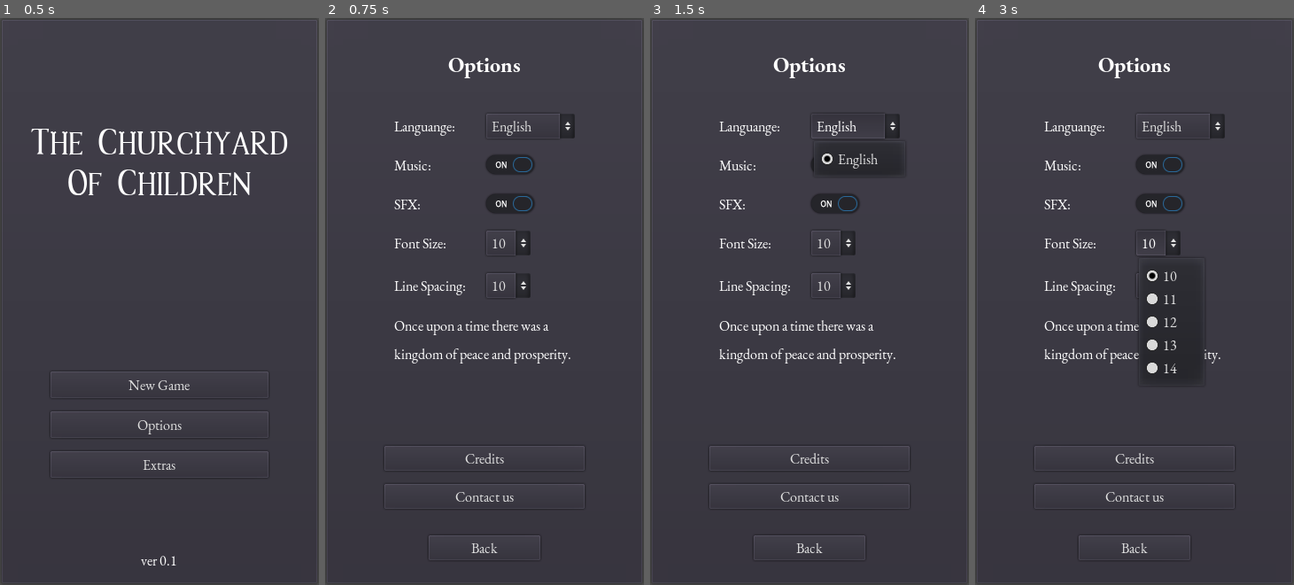
Above: before the commit, frames 1-4 (left to right).
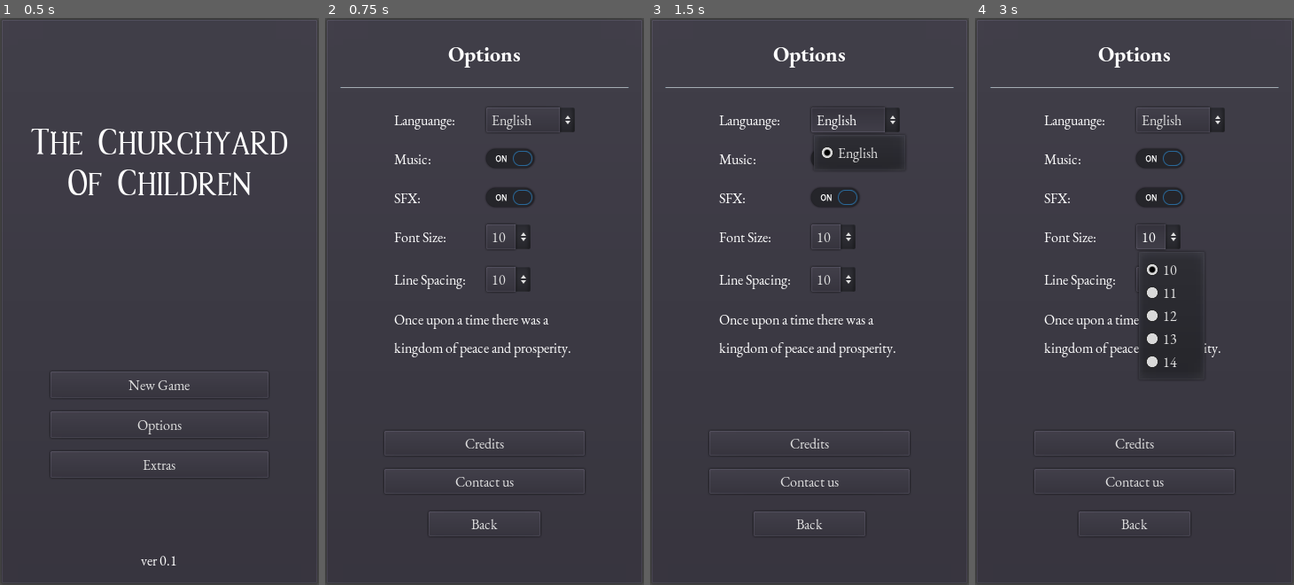
Above: after the commit, the same moments.

Repository: philipuriarte/A-Churchyard-of-Orphans
Game: Godot game, scene res://scenes/main.tscn
The game is run twice, just before and just after one commit, with the same random seed, the same clock (stepped at 60 frames per second) and the same inputs.
Inputs (mouse positions are in pixels of both pictures, inside the frame that each line leads up to; where the layout moved, square brackets give the same spot in the first picture):
- Up to frame 1 (0.5 s): no input
- Up to frame 2 (0.75 s): click "Options" at 0.5 s
- Up to frame 3 (1.5 s): click "English" at 1.25 s
- Up to frame 4 (3 s): click (1160, 199) [1160, 205] at 2 s; click "10" at 2.75 s

Frame 1 is identical in both runs. In frame 2, 5.0% of the frame differs, in the area x 4-96%, y 5-95%; in frame 3, 5.0%; in frame 4, 5.1%.

Commit message:
Add separator

Diff:
--- a/scenes/options_screen/options_screen.tscn
+++ b/scenes/options_screen/options_screen.tscn
@@ -28,23 +28,26 @@
 margin_top = 10.0
 margin_right = 336.0
 margin_bottom = 616.0
-custom_constants/separation = 30
-alignment = 1
+custom_constants/separation = 20
 
 [node name="OptionsLabel" type="Label" parent="MarginContainer/MainCointainer"]
-margin_top = 11.0
-margin_right = 326.0
-margin_bottom = 61.0
-rect_min_size = Vector2( 0, 50 )
+margin_right = 326.0
+margin_bottom = 40.0
+rect_min_size = Vector2( 0, 40 )
 custom_fonts/font = ExtResource( 4 )
 text = "Options"
 align = 1
-valign = 1
+valign = 2
+
+[node name="HSeparator" type="HSeparator" parent="MarginContainer/MainCointainer"]
+margin_top = 60.0
+margin_right = 326.0
+margin_bottom = 64.0
 
 [node name="CenterContainer" type="CenterContainer" parent="MarginContainer/MainCointainer"]
-margin_top = 91.0
-margin_right = 326.0
-margin_bottom = 436.0
+margin_top = 84.0
+margin_right = 326.0
+margin_bottom = 429.0
 
 [node name="OptionsContainer" type="VBoxContainer" parent="MarginContainer/MainCointainer/CenterContainer"]
 margin_left = 61.0
@@ -186,9 +189,9 @@
 autowrap = true
 
 [node name="ExtrasMargin" type="MarginContainer" parent="MarginContainer/MainCointainer"]
-margin_top = 466.0
-margin_right = 326.0
-margin_bottom = 537.0
+margin_top = 449.0
+margin_right = 326.0
+margin_bottom = 520.0
 custom_constants/margin_right = 50
 custom_constants/margin_left = 50
 
@@ -218,9 +221,9 @@
 text = "Contact us"
 
 [node name="ButtonMargin" type="MarginContainer" parent="MarginContainer/MainCointainer"]
-margin_top = 567.0
-margin_right = 326.0
-margin_bottom = 595.0
+margin_top = 540.0
+margin_right = 326.0
+margin_bottom = 568.0
 custom_constants/margin_right = 100
 custom_constants/margin_left = 100
 
